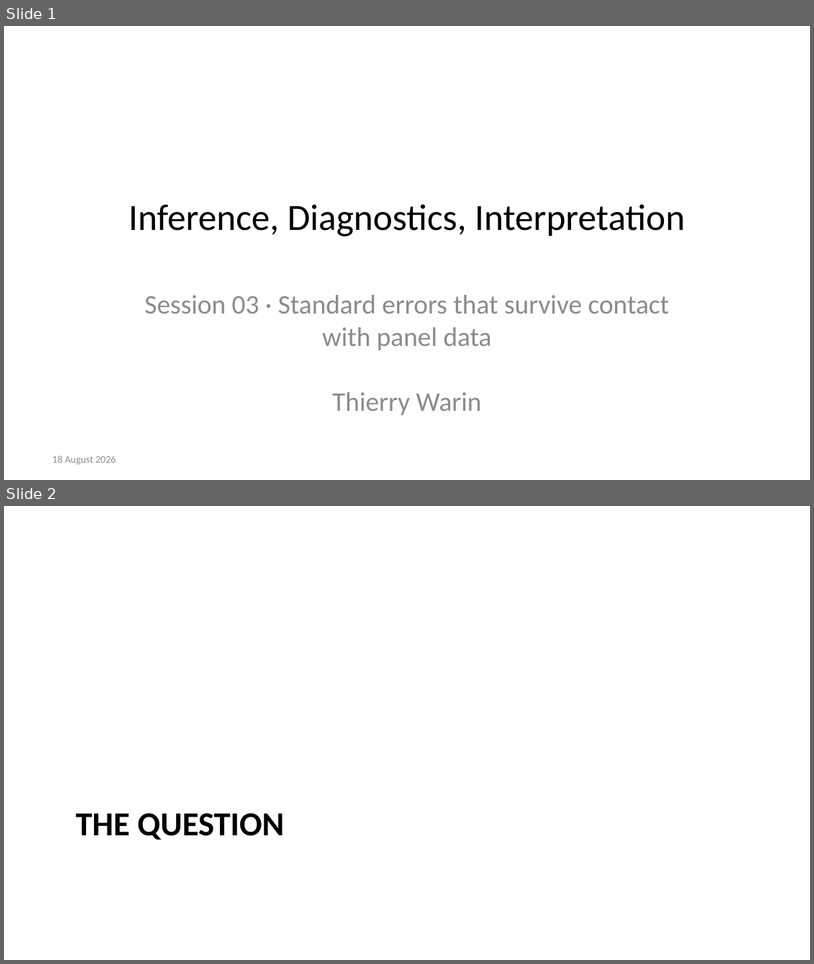
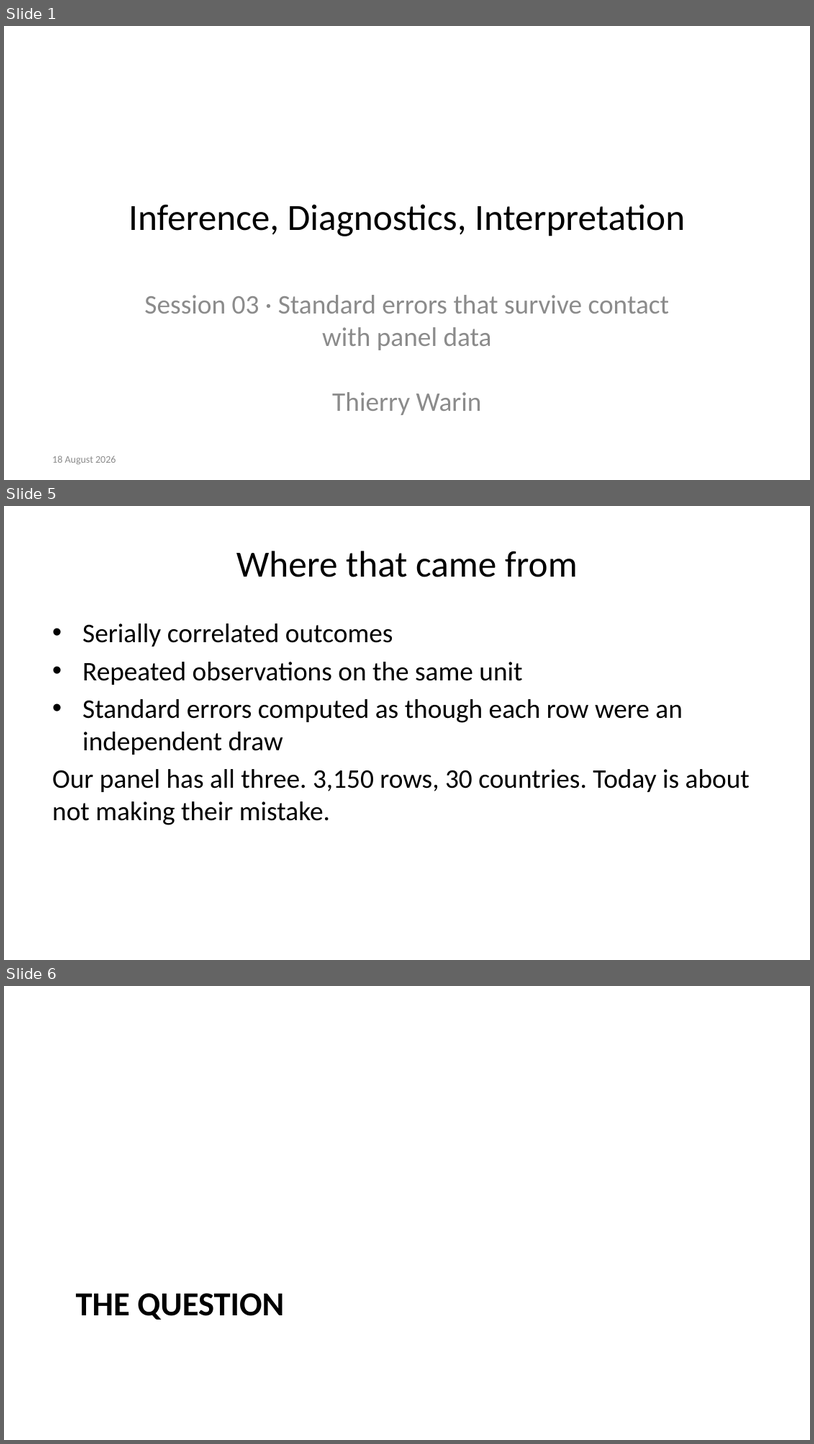
Before and after one commit to warint/quantitative-methods, a slide deck: 03-inference-diagnostics-interpretation/slides.pptx. Shown one above the other, each under a label of ours: slides 1 and 2 before the commit, slides 1, 5 and 6 after it; the slides between them are not shown. The pictures are 814x964 and 814x1444 pixels, drawn with LibreOffice and Linux fonts; fonts in the diff are those of the drawing. Boxes give left, top, right and bottom in pixels: in the first picture for what was removed or moved away, otherwise in the second. Text is boxed around its words. In the diff, an @@ line names an element or a change of style, - is before the commit and + after.

```diff
--- a/03-inference-diagnostics-interpretation/slides.pptx
+++ b/03-inference-diagnostics-interpretation/slides.pptx
@@ slide 5 added at (x1=4, y1=506, x2=810, y2=960), background #FFFFFF @@
@@ title added at (x1=237, y1=551, x2=578, y2=577), 33 pt, text #000000 @@
+Where that came from
@@ text added at (x1=52, y1=623, x2=750, y2=825), 24 pt, text #000000 @@
+• Serially correlated outcomes
+• Repeated observations on the same unit
+• Standard errors computed as though each row were an independent draw
+Our panel has all three. 3,150 rows, 30 countries. Today is about not making their mistake.
@@ what was slide 2 is now slide 6 @@
```
Also in this commit, not shown: 2 slides changed, 7 other slides added, 23 other files.
